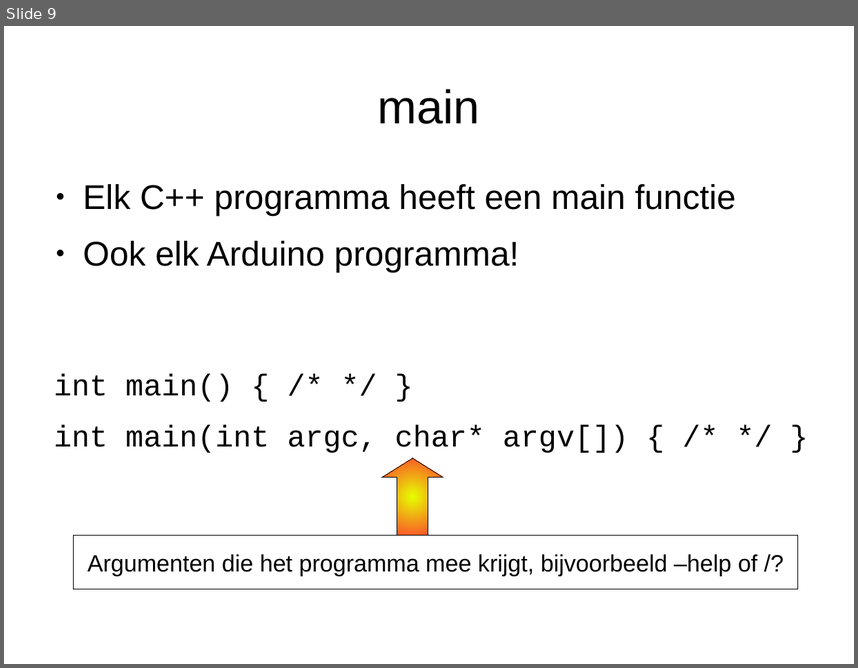
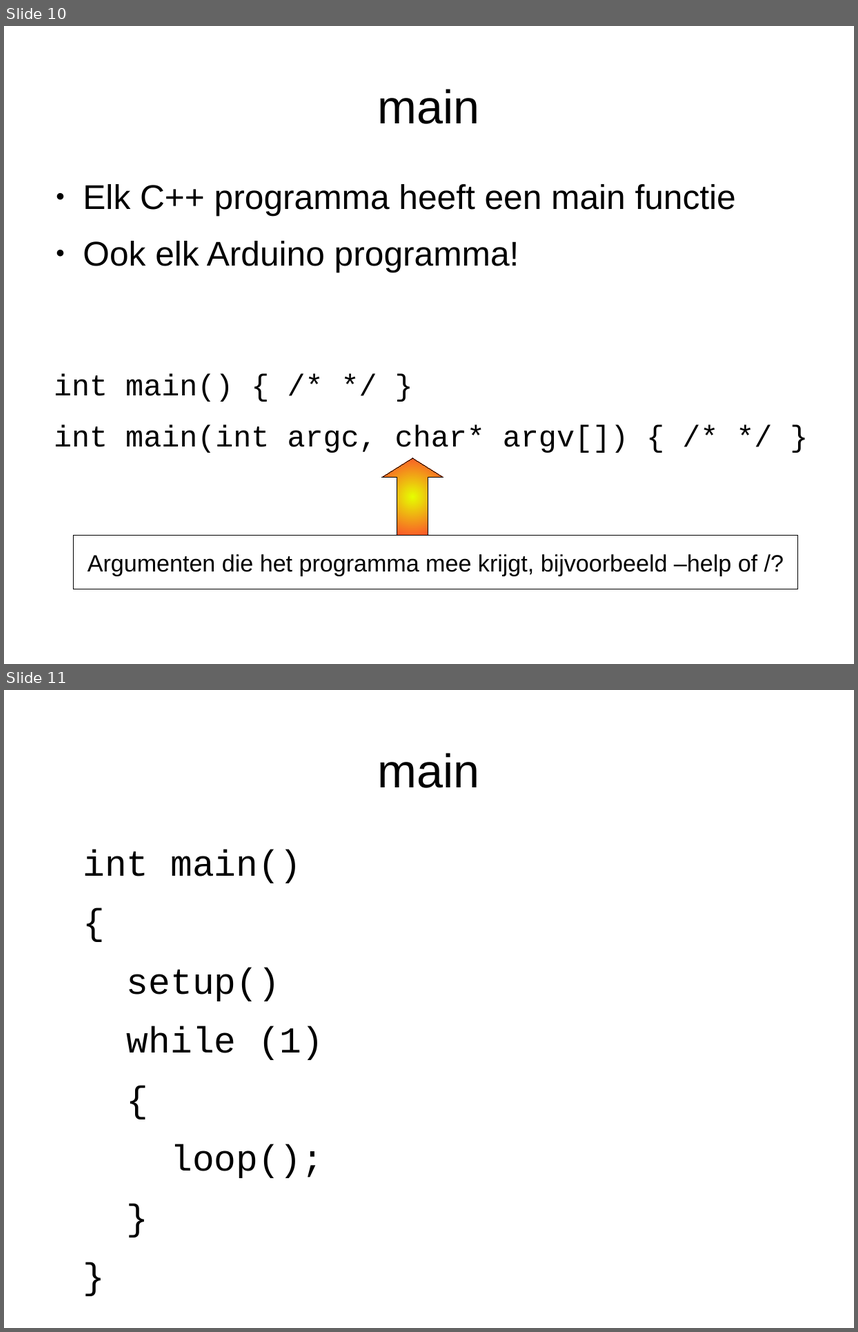
Before and after one commit to djog/arduino_cursus, a slide deck: Raw/ArduinoEnCpp.odp. Shown one above the other, each under a label of ours: slide 9 before the commit, slides 10 and 11 after it. The pictures are 858x668 and 858x1332 pixels, drawn with LibreOffice and Linux fonts; fonts in the diff are those of the drawing. Boxes give left, top, right and bottom in pixels: in the first picture for what was removed or moved away, otherwise in the second. Text is boxed around its words. In the diff, an @@ line names an element or a change of style, - is before the commit and + after.

```diff
--- a/Raw/ArduinoEnCpp.odp
+++ b/Raw/ArduinoEnCpp.odp
@@ slide 11 added at (4,690,854,1328), background #FFFFFF @@
@@ title added at (378,753,480,788), 44 pt, text #000000 @@
+main
@@ text added at (83,849,323,1178), 34.1 pt, text #000000 @@
+int main()
+{
+setup()
+while (1)
+{
+loop();
+}
+}
@@ what was slide 9 is now slide 10 @@
```
Also in this commit, not shown: 1 slide changed, 2 other slides added, 1 slide removed, 2 other files.
